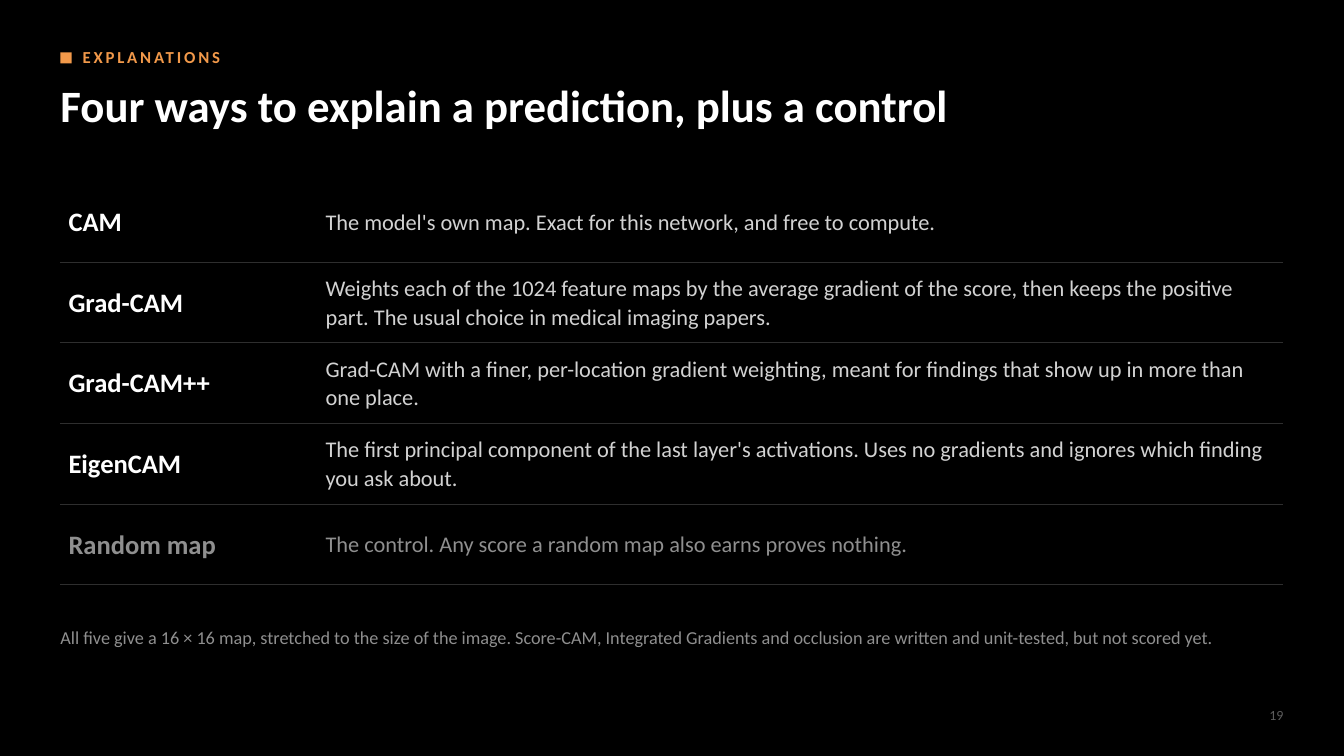
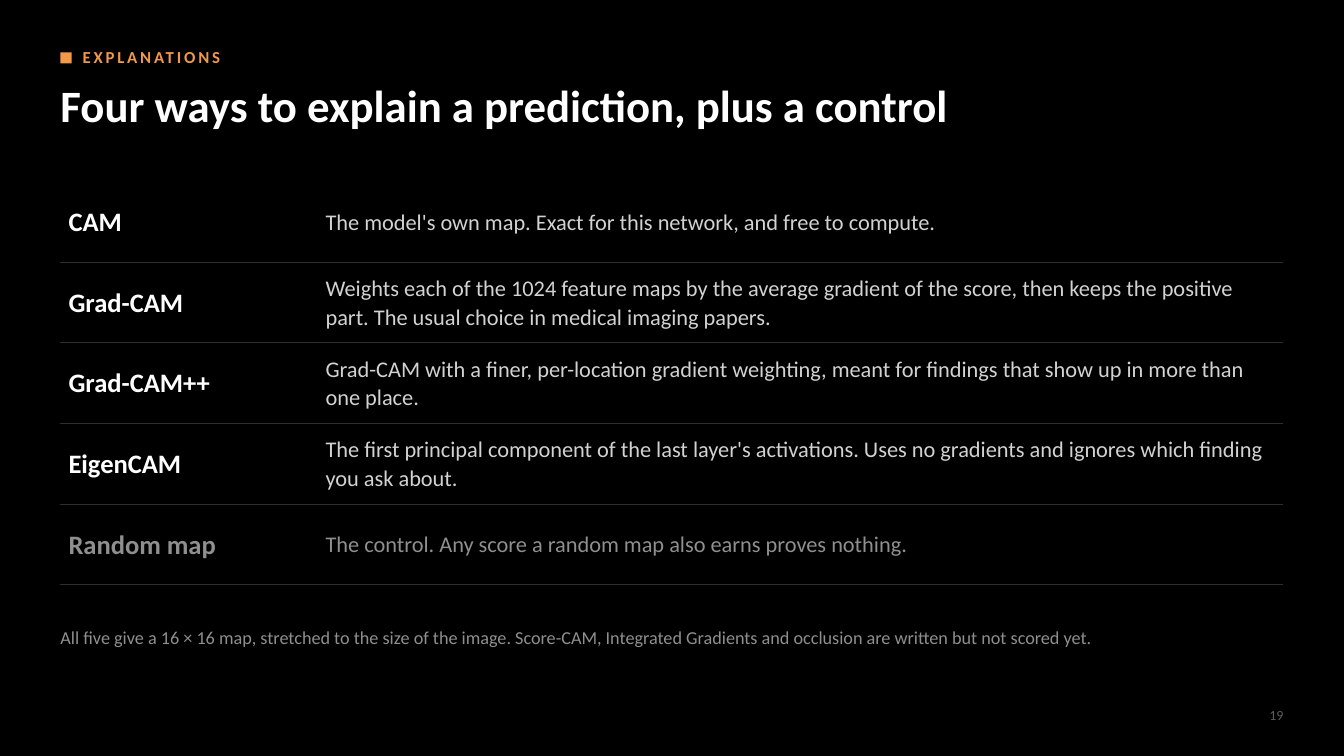
Before and after one commit to NightRaven-0/CNN, a slide deck: slide 19 of presentation/first_review_v2.pptx. Drawn at 1344x756 pixels with LibreOffice and Linux fonts; fonts in the diff are those of the drawing. Boxes give left, top, right and bottom in pixels: in the first picture for what was removed or moved away, otherwise in the second. Text is boxed around its words. In the diff, an @@ line names an element or a change of style, - is before the commit and + after.

```diff
--- a/presentation/first_review_v2.pptx
+++ b/presentation/first_review_v2.pptx
@@ text at (60, 631, 1092, 647): text changed @@
-All five give a 16 × 16 map, stretched to the size of the image. Score-CAM, Integrated Gradients and occlusion are written and unit-tested, but not scored yet.
+All five give a 16 × 16 map, stretched to the size of the image. Score-CAM, Integrated Gradients and occlusion are written but not scored yet.
```
Also in this commit, not shown: 1 other slide changed, 10 other files.
